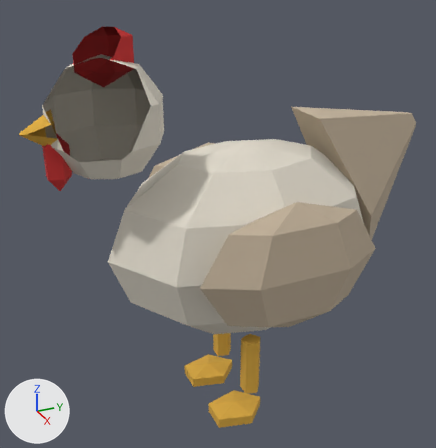
Before and after pictures for a commit that changed the glTF model assets/models/criaturas/galinha/galinha.glb.
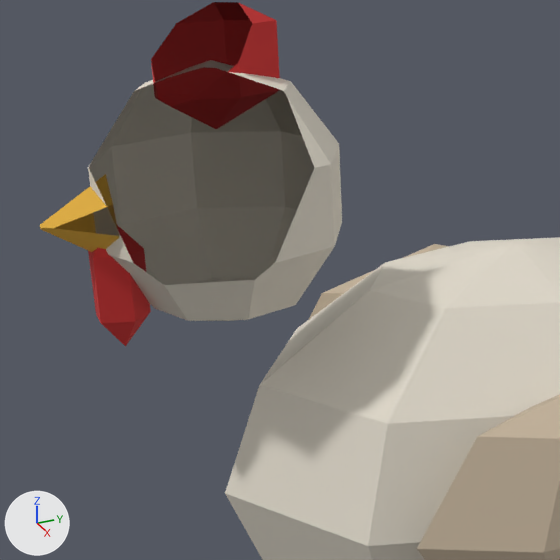
Old and new are each drawn whole from a 50 mm lens placed at (0.555, -0.284, 0.517), pointed at (-0.014, -0.028, 0.233) and again close up on the part from 0% to 62% of the width and 6% to 66% of the height. The lights are fixed; the arrows at lower left show +X, +Y and +Z. The older version's two pictures come first. Everything nearer to the camera than a plane just in front of the edit is cut away. Vertices at exactly the same position are counted once.

Before the edit, the objects in view are built like this:
```python
me_sphere = bpy.data.meshes.new('Sphere')
me_sphere.from_pydata(...)  # 136 vertices, 240 faces; spans x -0.131..0.131, y -0.16..0.228, z -0.002..0.354
# faces by material slot: [80, 88, 72]
me_sphere.materials.append(mat_penas)  # pale yellow #e1dacb
me_sphere.materials.append(mat_asas)  # beige #c4b39b
me_sphere.materials.append(mat_pernas)  # orange #daaa3f
me_sphere_005 = bpy.data.meshes.new('Sphere.005')
me_sphere_005.from_pydata(...)  # 66 vertices, 116 faces; spans x -0.052..0.052, y -0.11..0.027, z -0.015..0.14
# faces by material slot: [64, 12, 40]
me_sphere_005.materials.append(mat_penas)  # pale yellow #e1dacb
me_sphere_005.materials.append(mat_bico)  # orange #e7b33f
me_sphere_005.materials.append(mat_crista)  # red #cb3030
ob_cabeca = bpy.data.objects.new('Cabeca', me_sphere_005)
ob_cabeca.location = (0.0, -0.12, 0.32)
ob_corpo = bpy.data.objects.new('Corpo', me_sphere)
ob_corpo.location = (0.0, 0.0, 0.0)
```
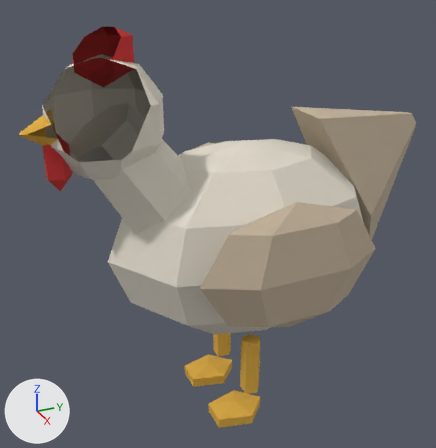
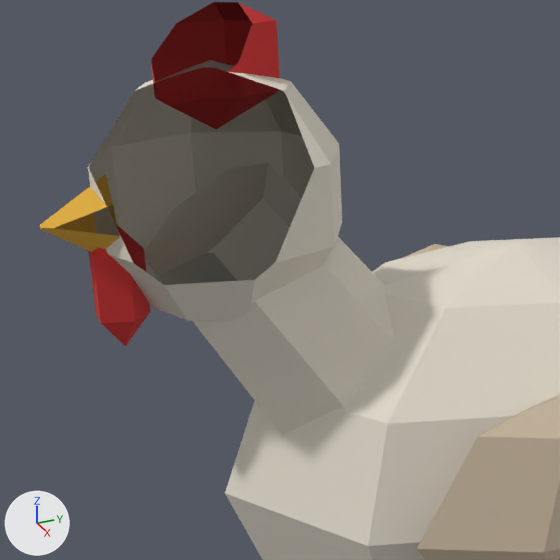
What differs and where, as boxes (x1, y1, x2, y2) in the close-ups (560 x 560 px):
'Corpo', reshaped
    before: (225, 237, 560, 560)
    after: (144, 163, 560, 560)
part 1 of me_sphere, added (pale yellow)
    after: (144, 163, 396, 436)

Diff of the bpy script that builds the scene:
```diff
--- a/assets/models/criaturas/galinha/galinha.glb.py
+++ b/assets/models/criaturas/galinha/galinha.glb.py
@@ me_sphere @@
 # used by ob_corpo; location = (0.0, 0.0, 0.0)
-me_sphere.from_pydata(...)  # 136 vertices, 240 faces; spans x -0.131..0.131, y -0.16..0.228, z -0.002..0.354
+me_sphere.from_pydata(...)  # 150 vertices, 264 faces; spans x -0.131..0.131, y -0.186..0.228, z -0.002..0.383
+# me_sphere part 1: a new loose piece of 14 vertices spanning x -0.049..0.049, y -0.186..-0.031, z 0.213..0.383, in mat_penas (pale yellow #e1dacb)
 me_sphere.materials.append(mat_penas)
```
